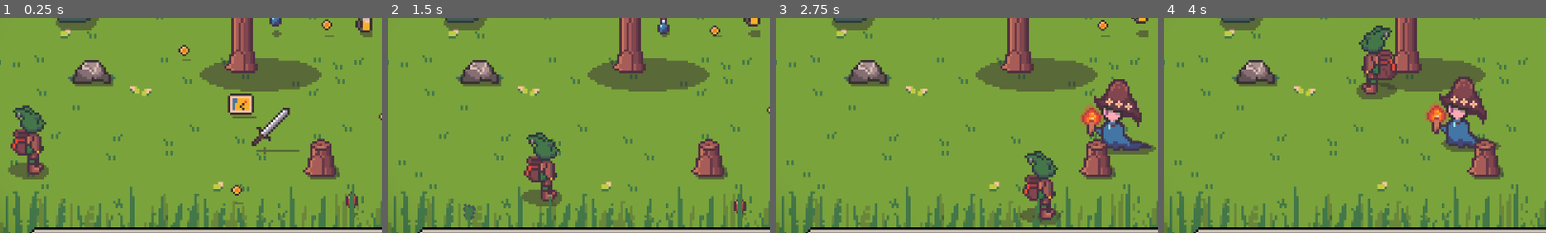
Above: before the commit, frames 1-4 (left to right).
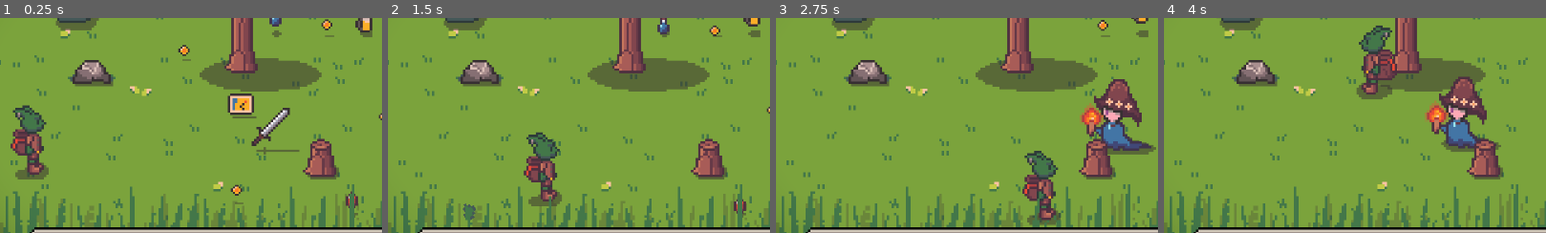
Above: after the commit, the same moments.

Repository: youkergav/Loot-Goblin
Game: Godot game, scene res://scenes/main.tscn
Two runs of this game, one before a commit and one after it. Both use one fixed random seed, a clock stepped at 60 frames per second and the inputs below.
Inputs:
- Up to frame 1 (0.25 s): no input
- Up to frame 2 (1.5 s): hold Right (ui_right) 0.53-1.28 s; hold Down (ui_down) from 1.28 s (still down)
- Up to frame 3 (2.75 s): release Down (ui_down) at 2.03 s; hold Right (ui_right) from 2.03 s (still down)
- Up to frame 4 (4 s): release Right (ui_right) at 2.78 s; hold Up (ui_up) 2.78-3.53 s; hold Left (ui_left) from 3.53 s (still down)
The pictures show only the part of the screen within x 6-56%, y 30-80%; the shares and areas given below are measured in that part.

The runs differ from the first frame. In frame 1, 0.2% of the frame differs, in the area x 2-8%, y 67-76%; in frame 2, 0.2%; in frame 3, 0.2%; in frame 4, less than 0.1%.

Commit message:
Dynamic player shadow

Diff:
--- a/scenes/packed/characters/player.tscn
+++ b/scenes/packed/characters/player.tscn
@@ -1,8 +1,47 @@
-[gd_scene load_steps=15 format=3 uid="uid://dj1c5h2cw1g4m"]
+[gd_scene load_steps=19 format=3 uid="uid://dj1c5h2cw1g4m"]
 
 [ext_resource type="Script" uid="uid://faivtna4spb3" path="res://scripts/characters/player.gd" id="1_dx721"]
 [ext_resource type="Texture2D" uid="uid://dsaottt0utchj" path="res://sprites/characters/player_shadow.png" id="2_m6pdb"]
 [ext_resource type="Texture2D" uid="uid://bgbiodtualhk0" path="res://sprites/characters/player.png" id="3_m6pdb"]
+
+[sub_resource type="AtlasTexture" id="AtlasTexture_emcfl"]
+atlas = ExtResource("2_m6pdb")
+region = Rect2(0, 0, 32, 32)
+
+[sub_resource type="AtlasTexture" id="AtlasTexture_gy3ju"]
+atlas = ExtResource("2_m6pdb")
+region = Rect2(0, 32, 32, 32)
+
+[sub_resource type="AtlasTexture" id="AtlasTexture_pmbc6"]
+atlas = ExtResource("2_m6pdb")
+region = Rect2(0, 64, 32, 32)
+
+[sub_resource type="SpriteFrames" id="SpriteFrames_2pqn7"]
+animations = [{
+"frames": [{
+"duration": 1.0,
+"texture": SubResource("AtlasTexture_emcfl")
+}],
+"loop": true,
+"name": &"idle1",
+"speed": 5.0
+}, {
+"frames": [{
+"duration": 1.0,
+"texture": SubResource("AtlasTexture_gy3ju")
+}],
+"loop": true,
+"name": &"idle2",
+"speed": 5.0
+}, {
+"frames": [{
+"duration": 1.0,
+"texture": SubResource("AtlasTexture_pmbc6")
+}],
+"loop": true,
+"name": &"idle3",
+"speed": 5.0
+}]
 
 [sub_resource type="AtlasTexture" id="AtlasTexture_0c560"]
 atlas = ExtResource("3_m6pdb")
@@ -83,11 +122,13 @@
 
 [node name="FlipNode" type="Node2D" parent="."]
 
-[node name="Shadow" type="Sprite2D" parent="FlipNode"]
+[node name="Shadow" type="AnimatedSprite2D" parent="FlipNode"]
 z_index = -20
 texture_filter = 1
 position = Vector2(1, 0)
-texture = ExtResource("2_m6pdb")
+sprite_frames = SubResource("SpriteFrames_2pqn7")
+animation = &"idle3"
+autoplay = "idle1"
 offset = Vector2(0, -12)
 
 [node name="Body" type="AnimatedSprite2D" parent="FlipNode"]
--- a/scripts/characters/player.gd
+++ b/scripts/characters/player.gd
@@ -10,6 +10,7 @@
 @export var damage_recovery_time_limit: float = 2.0
 
 @onready var sprite: AnimatedSprite2D = $FlipNode/Body
+@onready var shadow: AnimatedSprite2D = $FlipNode/Shadow
 @onready var hotbar: Hotbar = get_tree().get_first_node_in_group("hotbar")
 @onready var hurtbox: Area2D = $FlipNode/HurtBox
 
@@ -89,10 +90,13 @@
     print("Item Count: " + str(hotbar.total_item_count))
     if hotbar.total_item_count < 10:
         sprite.play("idle1")
+        shadow.play("idle1")
     elif hotbar.total_item_count < 20:
         sprite.play("idle2")
+        shadow.play("idle2")
     else:
         sprite.play("idle3")
+        shadow.play("idle3")
 
 func update_player_color() -> void:
     if equipped_item_data.is_equippable:
Binary file changed: sprites/characters/player_shadow.png
